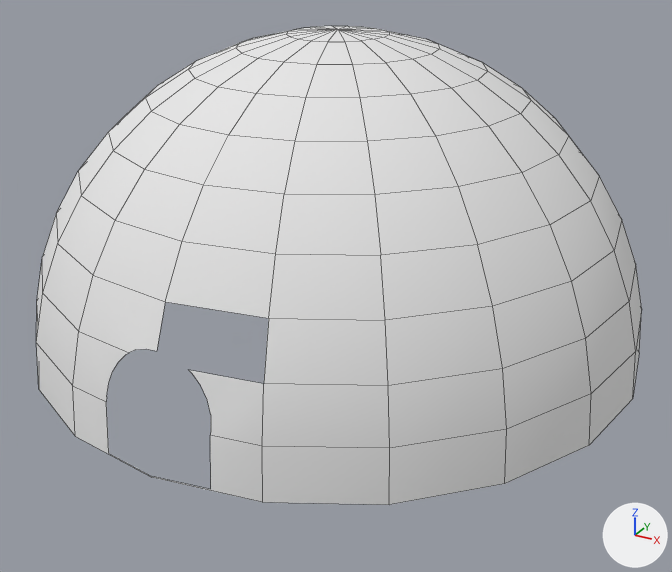
The OBJ model Project1Vac/Project1Vac/Models/Fachada/Fachada.obj, before and after one commit.
Both versions are drawn from a 50 mm camera at (4.58, -8.36, 4.69) aimed at (0.32, -0.62, 0.82). Arrows for +X, +Y and +Z are at lower right; the lights stay in place. Mesh edges are drawn as thin lines. Where no turn or scale is listed for an object, it has been applied to the vertices. Vertices at the same position are counted once.

In view in the first picture: 'Fachada'.
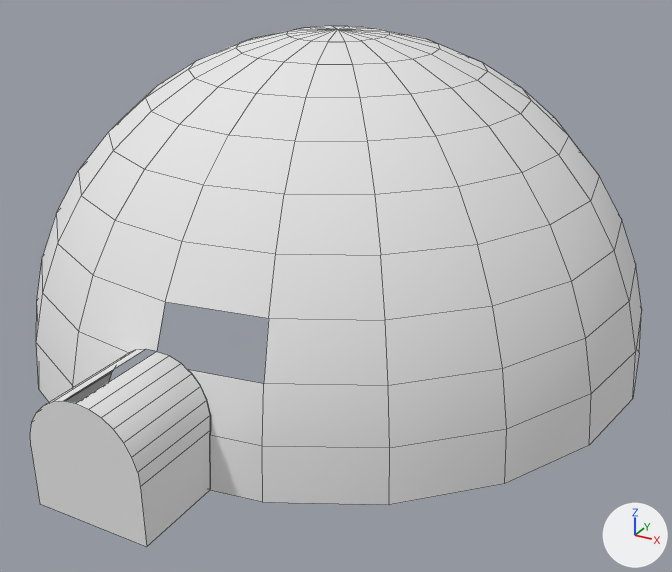
Boxes (x1, y1, x2, y2) around the edits, measured in the pictures (672 x 572 px):
'Fachada', reshaped (9% taller)
    before: (36, 26, 642, 505)
    after: (30, 26, 642, 547)
part 1 of me_fachada, built on
    before: (73, 275, 264, 446)
    after: (30, 275, 264, 547)

The edits, one by one:
me_fachada is used by ob_fachada; location (0.0, 0.0, 0.0).
me_fachada had 221 vertices, 199 faces and spanned x -3.3..3.3, y -3.3..3.3, z 0.0..3.3.
me_fachada now has 260 vertices, 216 faces and spans x -3.3..3.3, y -4.05..3.3, z 0.0..3.3.
Part 1, on me_fachada:
3 faces are deleted.
6 vertices move within x -0.54..0.54, y -3.14..-3.09, z 0.69..1.1.
39 vertices are added at x -0.55..0.55, y -4.05..-3.09, z 0.01..1.12.
20 new faces join them.
